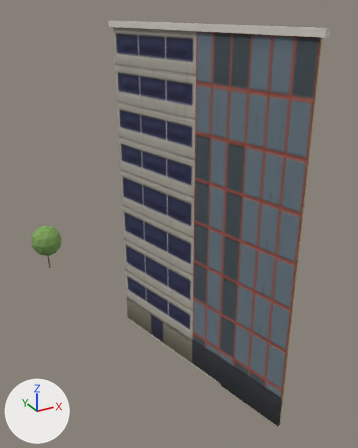
Two versions of the glTF model viewer/districts/2060-noord/chunks/c_-5_0.glb, one commit apart.
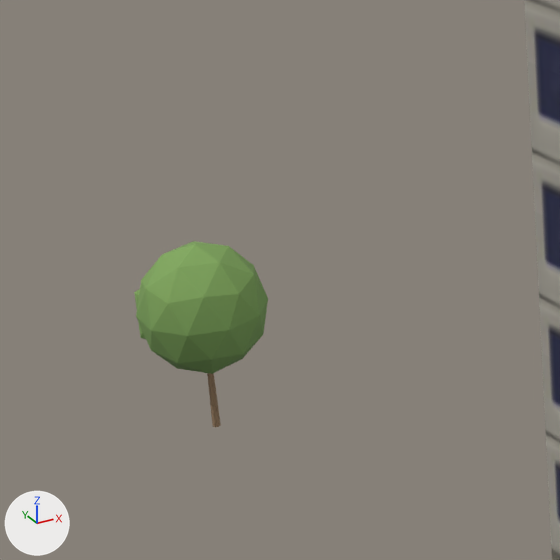
Each version is shown whole from a 50 mm lens placed at (-1045.27, 60.21, 26.91), pointed at (-1027.5, 92.51, 10.76), then close up on the part from 0% to 36% of the width and 38% to 67% of the height. Every picture has the same lights, and +X, +Y and +Z are marked at lower left. The older version's two pictures come first. Where no turn or scale is listed for an object, it has been applied to the vertices.

Objects in the first close-up: 'bldg_6004025035_facade0', 'tree_889'.
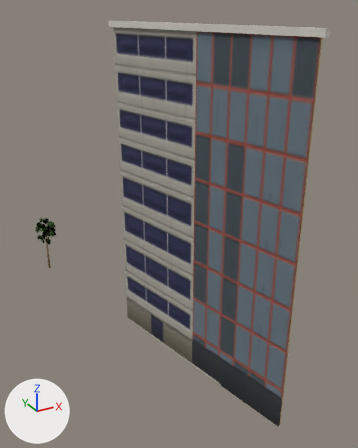
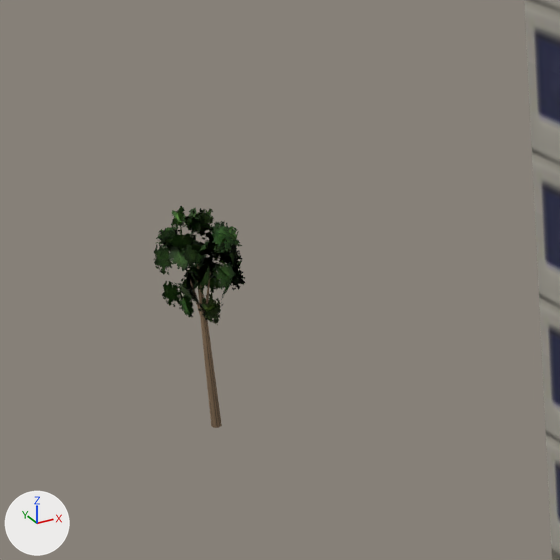
Location of each change, [x1, y1, x2, y2] in pixels of the close-ups (560 x 560 px):
'tree_889', deleted (green)
    before: [134, 241, 268, 427]
'tree_908', added (green)
    after: [154, 206, 245, 428]

What the commit changed:
Picture 'leaf_atlas' (img_leaf_atlas) is new.
Material 'canopy_tree' (mat_canopy_tree) is new.
Uses the picture img_leaf_atlas.
Mesh me_tree_round_young is new.
It has 269 vertices, 160 faces and spans x -1.23..1.29, y -1.41..1.35, z -3.16..3.16.
It uses material mat_canopy_tree.
Object 'tree_889' (ob_tree_889) is deleted.
Object 'tree_908' (ob_tree_908) is new; it shows me_tree_round_young.
Its location is (-1034.2, 110.42, 3.16).
